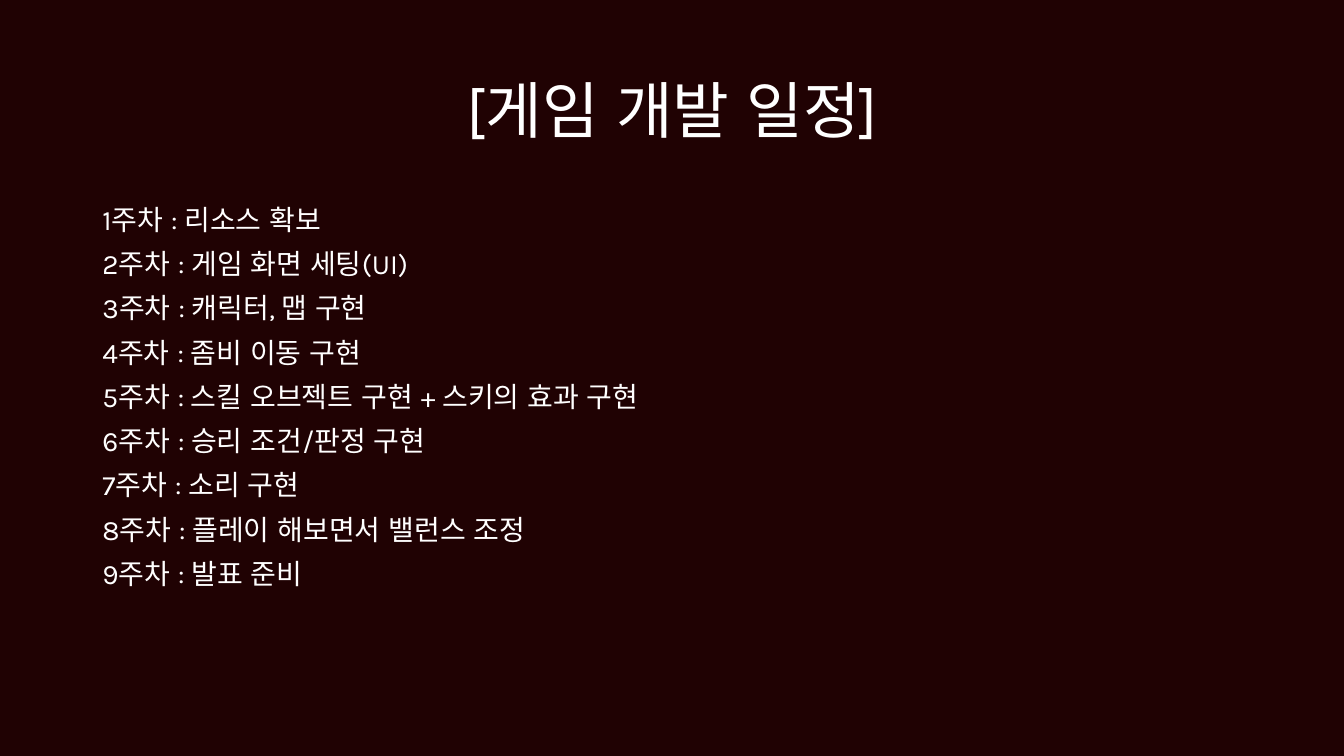
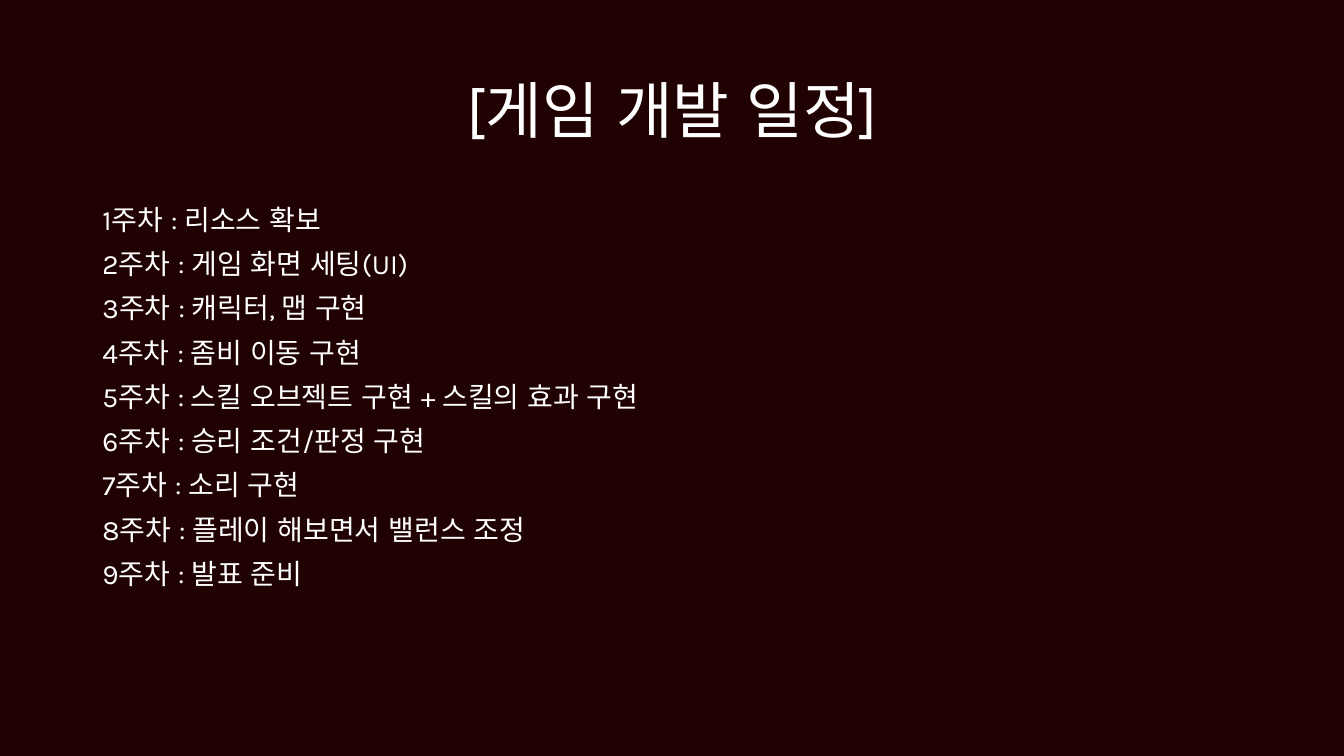
Before and after one commit to brian121612/2DGP-PROJECT, a slide deck: slide 5 of 2022182033_PROJECT_PRESENTATION.pptx. Drawn at 1344x756 pixels with LibreOffice and Linux fonts; fonts in the diff are those of the drawing. Boxes give left, top, right and bottom in pixels: in the first picture for what was removed or moved away, otherwise in the second. Text is boxed around its words. In the diff, an @@ line names an element or a change of style, - is before the commit and + after.

Commit message:
오타 수정

```diff
--- a/2022182033_PROJECT_PRESENTATION.pptx
+++ b/2022182033_PROJECT_PRESENTATION.pptx
@@ text at [102,383,639,410]: text changed @@
-5주차 : 스킬 오브젝트 구현 + 스키의 효과 구현
+5주차 : 스킬 오브젝트 구현 + 스킬의 효과 구현
```
